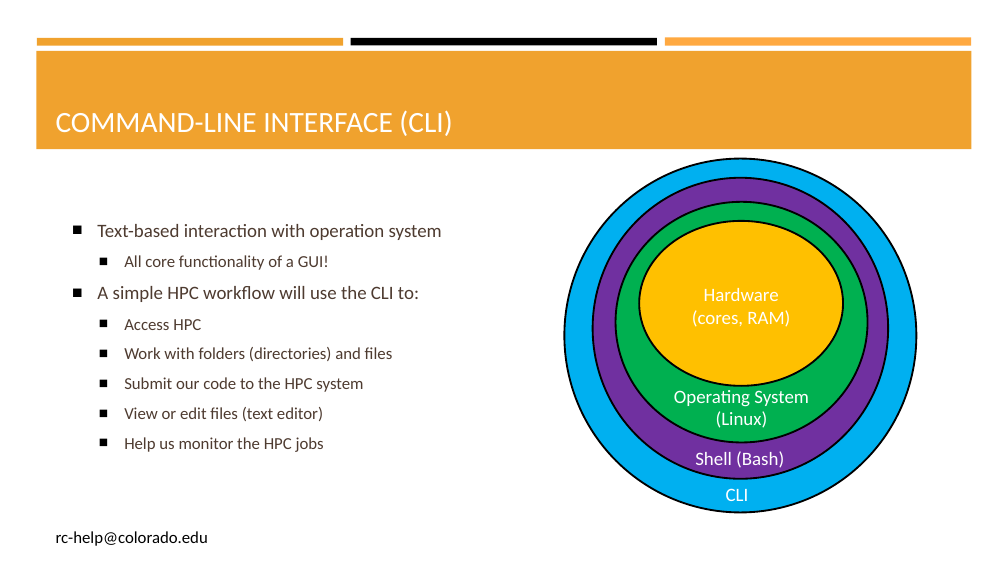
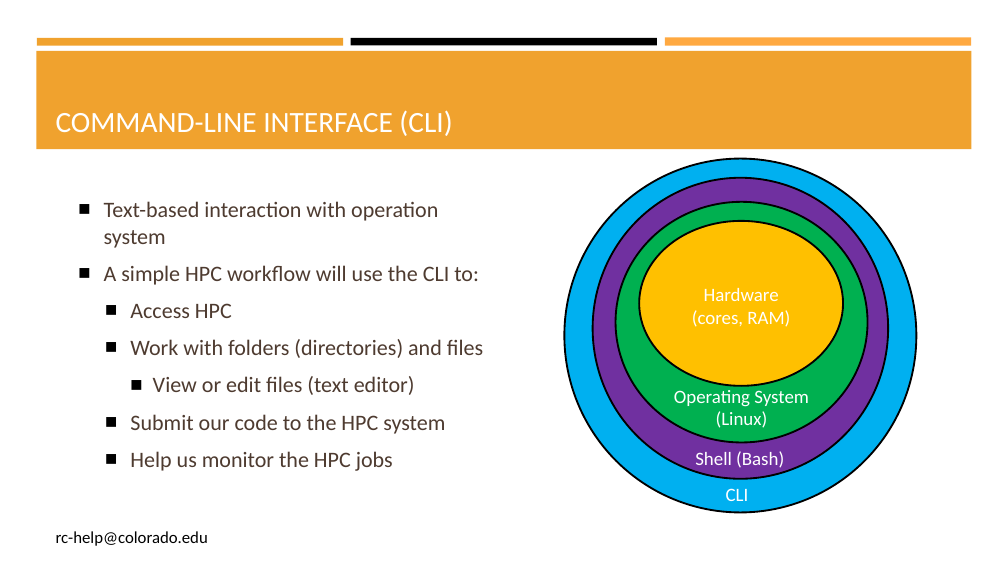
Before and after one commit to b-reyes/Presentations, a slide deck: slide 7 of CU_presentation/CU_boulder_presentation.pptx. Drawn at 1008x567 pixels with LibreOffice and Linux fonts; fonts in the diff are those of the drawing. Boxes give left, top, right and bottom in pixels: in the first picture for what was removed or moved away, otherwise in the second. Text is boxed around its words. In the diff, an @@ line names an element or a change of style, - is before the commit and + after.

```diff
--- a/CU_presentation/CU_boulder_presentation.pptx
+++ b/CU_presentation/CU_boulder_presentation.pptx
@@ text "Text-based interaction with operation system": place and size @@
-text "Text-based interaction with operation system" at (97,224,442,452)
+text "Text-based interaction with operation system" at (104,201,483,471)
@@ text at (104,201,483,471): size 18 to 21 pt in "Text-based interaction with operation system", "A simple HPC workflow will use the ..."; size 16 to 21 pt in "Access HPC", "Work with folders (directories) and files", "Submit our code to the HPC system", "Help us monitor the HPC jobs"; more space between paragraphs @@
@@ text at (124,255,329,270): paragraph removed @@
-  ■ All core functionality of a GUI!
@@ text at (153,376,415,395): paragraph added @@
+    ■ View or edit files (text editor)
@@ text at (124,407,323,421): paragraph removed @@
-  ■ View or edit files (text editor)
```
Also in this commit, not shown: 3 other slides changed, 4 slides added.
